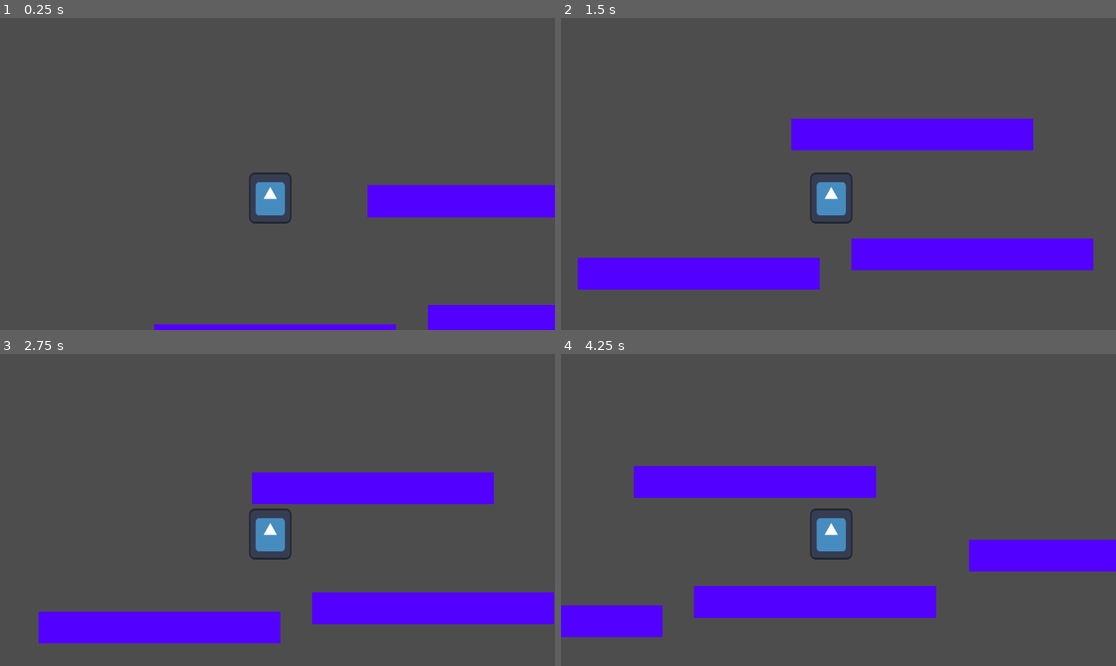
Above: before the commit, frames 1-4 (two rows, left to right).
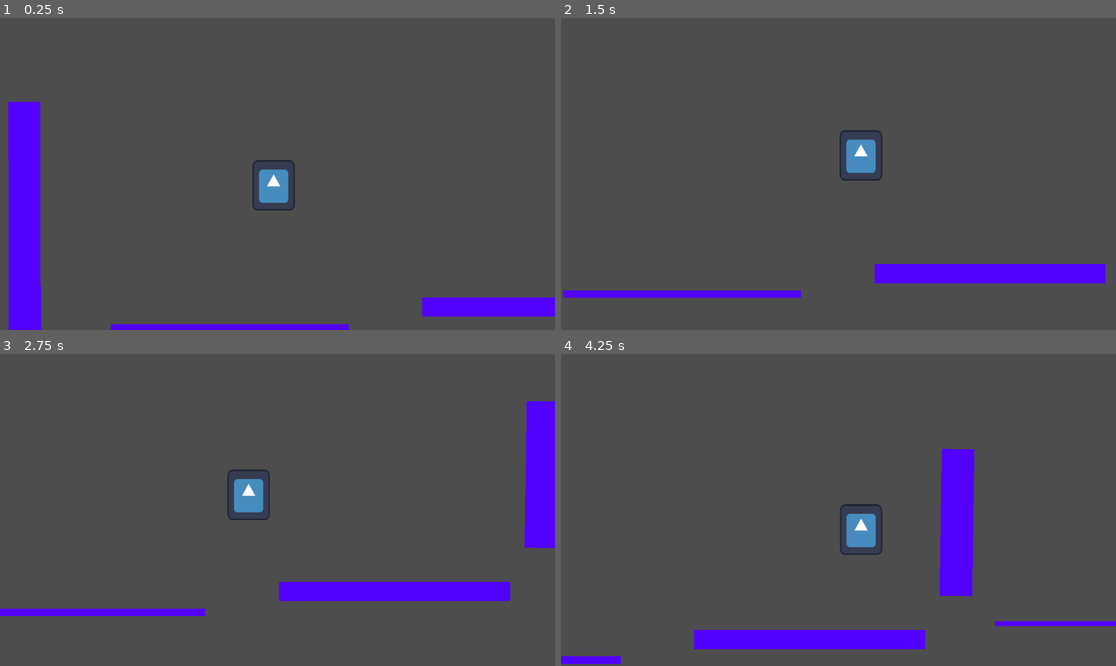
Above: after the commit, the same moments.

Repository: Ray46501/2D-Platformer-Game
Game: Godot game, scene res://scenes/world.tscn
Same seed, same stepped clock (60 frames per second), same inputs: the game is played once before the commit and once after it. The engine's default icon, where the game draws it, is replaced by a stand-in: a white triangle on a blue panel in a dark square.
Inputs:
- Up to frame 1 (0.25 s): no input
- Up to frame 2 (1.5 s): hold D (move_right) from 0.53 s (still down); tap S (smash) at 0.6 s; tap Space (jump) at 0.77, 0.8, 1.07, 1.35 s
- Up to frame 3 (2.75 s): tap Space (jump) at 1.52, 1.82, 2.3 s; tap S (smash) at 1.55, 2.1 s; release D (move_right) at 2.03 s; hold A (move_left) from 2.03 s (still down)
- Up to frame 4 (4.25 s): release A (move_left) at 2.78 s; hold D (move_right) from 2.78 s (still down); tap S (smash) at 2.85 s; tap Space (jump) at 3.02, 3.32, 3.6, 3.77, 4.07 s

The runs differ from the first frame. In frame 1, 11% of the frame differs, in the area x 1-100%, y 26-100%; in frame 2, 17%; in frame 3, 18%; in frame 4, 21%, in the area x 0-100%, y 30-100%.

Commit message:
Fixed Wallslide

Diff:
--- a/scenes/player.tscn
+++ b/scenes/player.tscn
@@ -20,4 +20,6 @@
 shape = SubResource("RectangleShape2D_femls")
 
 [node name="Camera2D" type="Camera2D" parent="."]
-position = Vector2(15, -104)
+position = Vector2(8, -57)
+scale = Vector2(-0.144481, 2.04366)
+position_smoothing_enabled = true
--- a/scenes/world.tscn
+++ b/scenes/world.tscn
@@ -14,8 +14,8 @@
 position = Vector2(570, 308)
 
 [node name="Platform" type="StaticBody2D" parent="."]
-position = Vector2(580, 582)
-scale = Vector2(0.502955, 0.666588)
+position = Vector2(479, 582)
+scale = Vector2(0.493767, 0.151551)
 
 [node name="MeshInstance2D" type="MeshInstance2D" parent="Platform"]
 modulate = Color(0.321569, 0, 1, 1)
@@ -26,8 +26,8 @@
 shape = SubResource("RectangleShape2D_j4w5s")
 
 [node name="Platform2" type="StaticBody2D" parent="."]
-position = Vector2(1148, 542)
-scale = Vector2(0.502955, 0.666588)
+position = Vector2(1118, 539)
+scale = Vector2(0.479361, -0.397686)
 
 [node name="MeshInstance2D" type="MeshInstance2D" parent="Platform2"]
 modulate = Color(0.321569, 0, 1, 1)
@@ -38,8 +38,8 @@
 shape = SubResource("RectangleShape2D_j4w5s")
 
 [node name="Platform3" type="StaticBody2D" parent="."]
-position = Vector2(1719, 446)
-scale = Vector2(0.502955, 0.666588)
+position = Vector2(1803, 506)
+scale = Vector2(0.599395, 0.0928457)
 
 [node name="MeshInstance2D" type="MeshInstance2D" parent="Platform3"]
 modulate = Color(0.321569, 0, 1, 1)
@@ -50,8 +50,9 @@
 shape = SubResource("RectangleShape2D_j4w5s")
 
 [node name="Platform4" type="StaticBody2D" parent="."]
-position = Vector2(1023, 293)
-scale = Vector2(0.502955, 0.666588)
+position = Vector2(1424, 296)
+rotation = -1.55543
+scale = Vector2(0.304607, 0.679922)
 
 [node name="MeshInstance2D" type="MeshInstance2D" parent="Platform4"]
 modulate = Color(0.321569, 0, 1, 1)
@@ -60,3 +61,16 @@
 [node name="CollisionShape2D" type="CollisionShape2D" parent="Platform4"]
 position = Vector2(0, 0.5)
 shape = SubResource("RectangleShape2D_j4w5s")
+
+[node name="Platform5" type="StaticBody2D" parent="."]
+position = Vector2(52.9999, 364)
+rotation = -1.57211
+scale = Vector2(0.502955, 0.666588)
+
+[node name="MeshInstance2D" type="MeshInstance2D" parent="Platform5"]
+modulate = Color(0.321569, 0, 1, 1)
+mesh = SubResource("QuadMesh_de3si")
+
+[node name="CollisionShape2D" type="CollisionShape2D" parent="Platform5"]
+position = Vector2(0, 0.5)
+shape = SubResource("RectangleShape2D_j4w5s")
--- a/scripts/player.gd
+++ b/scripts/player.gd
@@ -1,16 +1,19 @@
 extends CharacterBody2D
 
-#Importing Gravity and Making Speed and JV Accessible in INspector Menu
+# Importing Gravity and Making Speed and JV Accessible in Inspector Menu
+@export var SPEED = 300.0
+@export var JUMP_VELOCITY = -500.0
 
-@export var SPEED = 300.0
-@export var JUMP_VELOCITY = -400.0
 var gravity = ProjectSettings.get_setting("physics/2d/default_gravity")
 
-# Limiting Player Jumps
+# Handling Wallslide and Limiting Player Jumps
 var current_jumps = 0
 var max_jumps = 2
-const wall_slide_acceleration = 5
-const max_wall_slide_speed = 120
+var wall_jump_rebound = 100
+var wall_slide_gravity = 100
+var is_wall_sliding = false
+
+# Adds Physics
 
 func _physics_process(delta):
 	# Adds Gravity.
@@ -19,19 +22,42 @@
 		if velocity.y > 1000:
 			velocity.y = 1000
 
-	# Handles Wall SLide and Double Jump
-	if is_on_floor():
-		current_jumps = 0
-
-	if Input.is_action_just_pressed("jump") && current_jumps < max_jumps:
-		velocity.y = JUMP_VELOCITY
-		current_jumps += 1
+	wall_slide(delta)
 
 	if Input.is_action_just_pressed("smash"):
-		velocity.y = -JUMP_VELOCITY	* 10
+		velocity.y = -JUMP_VELOCITY * 10
 
 	var direction = Input.get_axis("move_left", "move_right")
 	velocity.x = direction * SPEED
 
+	# Handles Double and Wall Jump
+	if is_on_floor():
+		current_jumps = 0
+
+	if Input.is_action_just_pressed("jump") && (current_jumps < max_jumps || is_wall_sliding):
+		if is_on_wall() && Input.is_action_pressed("move_right"):
+			velocity.y = JUMP_VELOCITY
+			velocity.x += wall_jump_rebound
+		elif is_on_wall() && Input.is_action_pressed("move_left"):
+			velocity.y = JUMP_VELOCITY
+			velocity.x += -wall_jump_rebound
+		else:
+			velocity.y = JUMP_VELOCITY
+		current_jumps += 1
+
+func wall_slide(delta):
+	if is_on_wall() && !is_on_floor():
+		if Input.is_action_pressed("move_left") || Input.is_action_pressed("move_right"):
+			is_wall_sliding = true
+		else:
+			is_wall_sliding = false
+	else:
+		is_wall_sliding = false
+
+	if is_wall_sliding:
+		current_jumps = 0
+		velocity.y += (wall_slide_gravity * delta)
+		velocity.y = min(velocity.y, wall_slide_gravity)
+
 	move_and_slide()
 	print(velocity)
